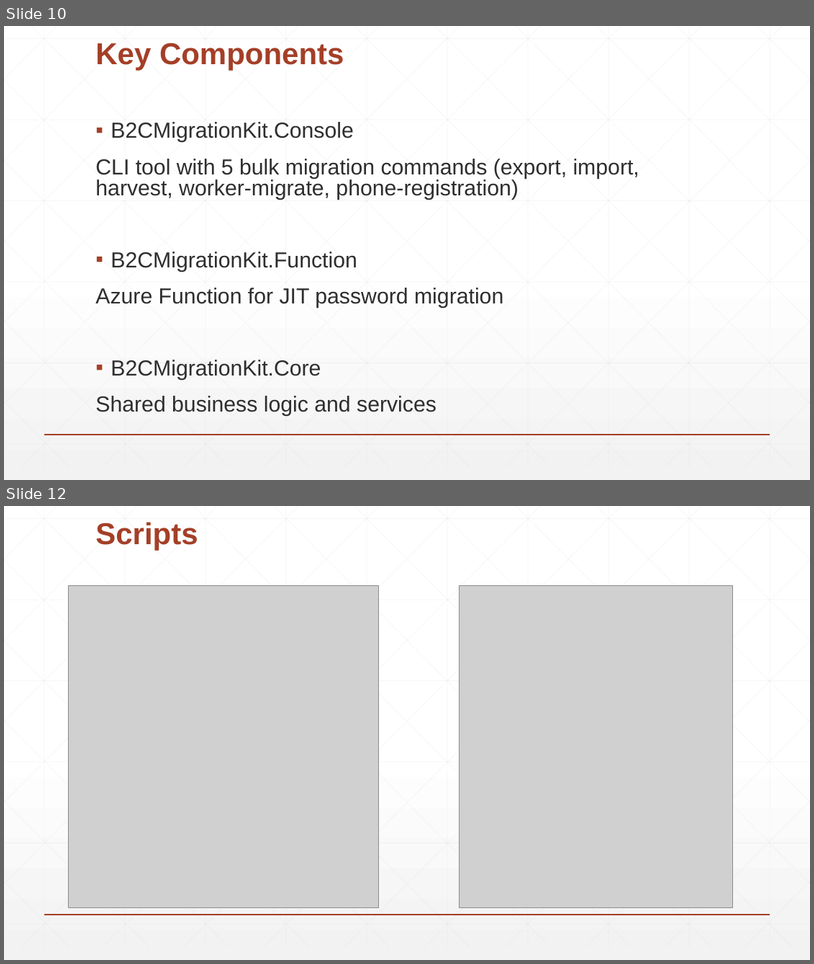
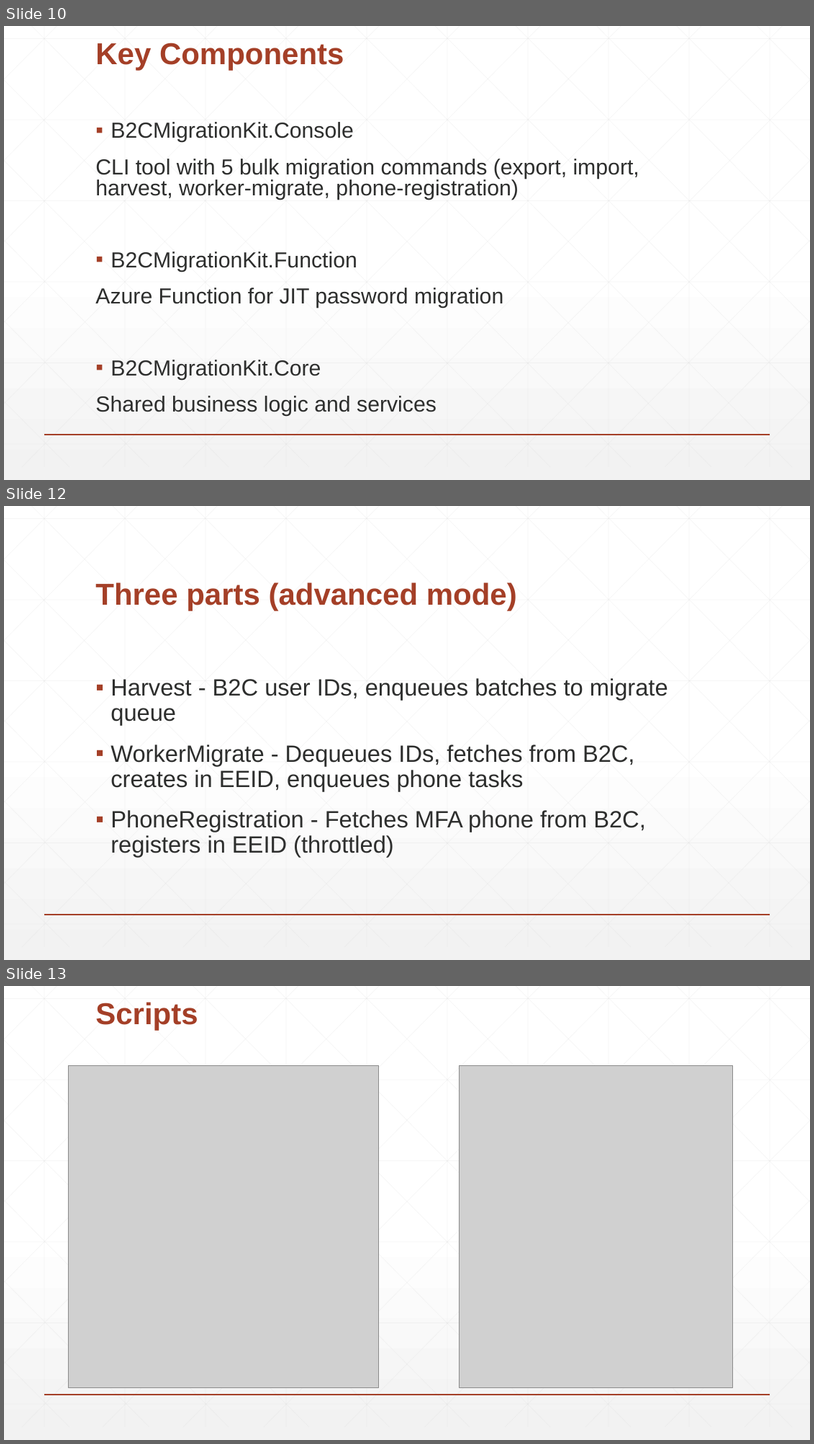
Before and after one commit to rbrayb/Presentations, a slide deck: B2C-To-EEID-Migration-Tool/B2C-To-EEID-Migration.pptx. Shown one above the other, each under a label of ours: slides 10 and 12 before the commit, slides 10, 12 and 13 after it; the slides between them are not shown. The pictures are 814x964 and 814x1444 pixels, drawn with LibreOffice and Linux fonts; fonts in the diff are those of the drawing; grey boxes stand for pictures. Boxes give left, top, right and bottom in pixels: in the first picture for what was removed or moved away, otherwise in the second. Text is boxed around its words. In the diff, an @@ line names an element or a change of style, - is before the commit and + after.

```diff
--- a/B2C-To-EEID-Migration-Tool/B2C-To-EEID-Migration.pptx
+++ b/B2C-To-EEID-Migration-Tool/B2C-To-EEID-Migration.pptx
@@ slide 12 added at (4,506,810,960), background gradient #FFFFFF to #F2F2F2; not listed: 47 template elements that a slide beside it also shows @@
@@ title added at (95,582,517,611), 36 pt, text #A43F27, bold @@
+Three parts (advanced mode)
@@ text added at (111,678,669,857), 28 pt, text #2D2E2D @@
+▪ Harvest - B2C user IDs, enqueues batches to migrate queue
+▪ WorkerMigrate - Dequeues IDs, fetches from B2C, creates in EEID, enqueues phone tasks
+▪ PhoneRegistration - Fetches MFA phone from B2C, registers in EEID (throttled)
@@ what was slide 12 is now slide 13 @@
```
Also in this commit, not shown: 1 slide changed.
